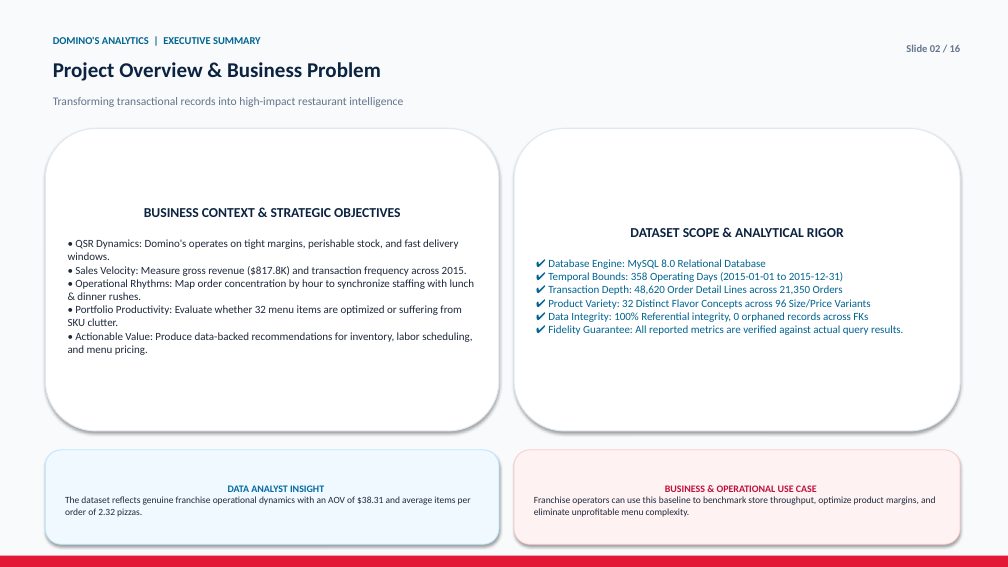
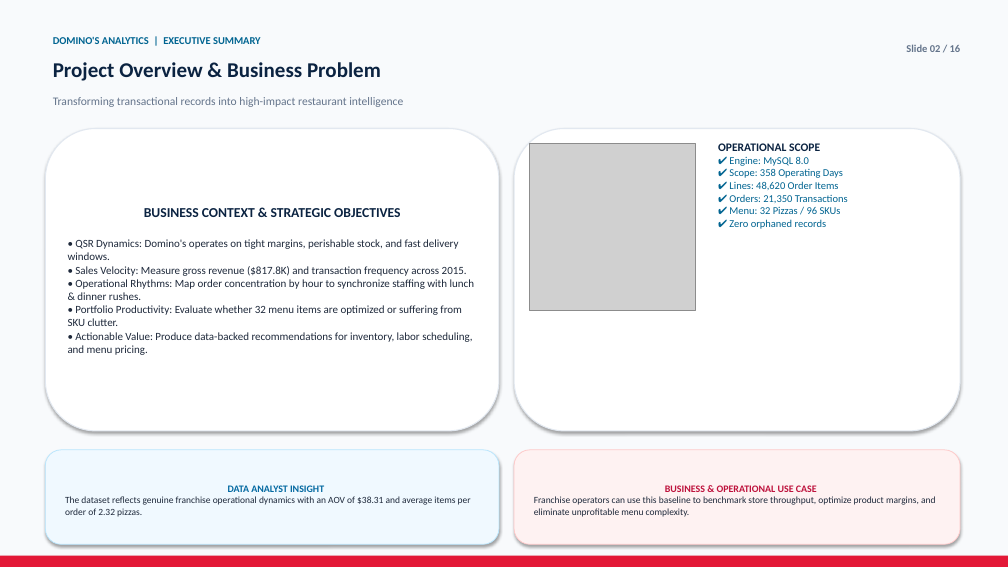
Before and after one commit to akshatraghav22/dominos-pizza-sql-analysis, a slide deck: slide 2 of Dominos_SQL_Analysis_Project.pptx. Drawn at 1008x567 pixels with LibreOffice and Linux fonts; fonts in the diff are those of the drawing; grey boxes stand for pictures. Boxes give left, top, right and bottom in pixels: in the first picture for what was removed or moved away, otherwise in the second. Text is boxed around its words. In the diff, an @@ line names an element or a change of style, - is before the commit and + after.

Commit message:
feat: add high-res pizza photography to presentation slides and readme

```diff
--- a/Dominos_SQL_Analysis_Project.pptx
+++ b/Dominos_SQL_Analysis_Project.pptx
@@ picture added at [529, 144, 696, 310] @@
@@ text added at [718, 143, 848, 229], 10 pt, text #006491 @@
+OPERATIONAL SCOPE
+✔ Engine: MySQL 8.0
+✔ Scope: 358 Operating Days
+✔ Lines: 48,620 Order Items
+✔ Orders: 21,350 Transactions
+✔ Menu: 32 Pizzas / 96 SKUs
+✔ Zero orphaned records
@@ text in rounded rectangle at [548, 228, 903, 335]: text removed @@
-DATASET SCOPE & ANALYTICAL RIGOR
-✔ Database Engine: MySQL 8.0 Relational Database
-✔ Temporal Bounds: 358 Operating Days (2015-01-01 to 2015-12-31)
-✔ Transaction Depth: 48,620 Order Detail Lines across 21,350 Orders
-✔ Product Variety: 32 Distinct Flavor Concepts across 96 Size/Price Variants
-✔ Data Integrity: 100% Referential integrity, 0 orphaned records across FKs
-✔ Fidelity Guarantee: All reported metrics are verified against actual query results.
```
Also in this commit, not shown: 6 other slides changed, 17 other files.
